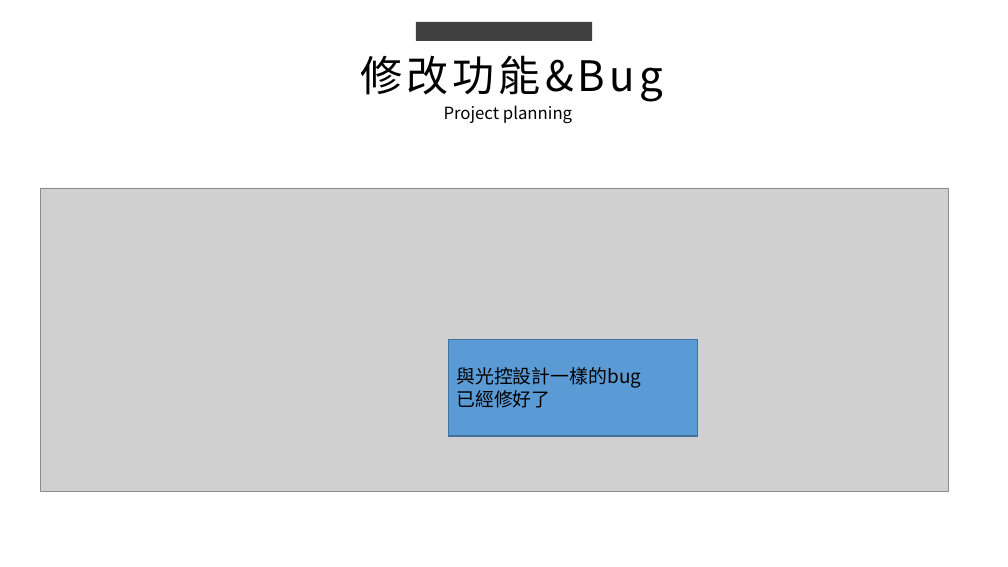
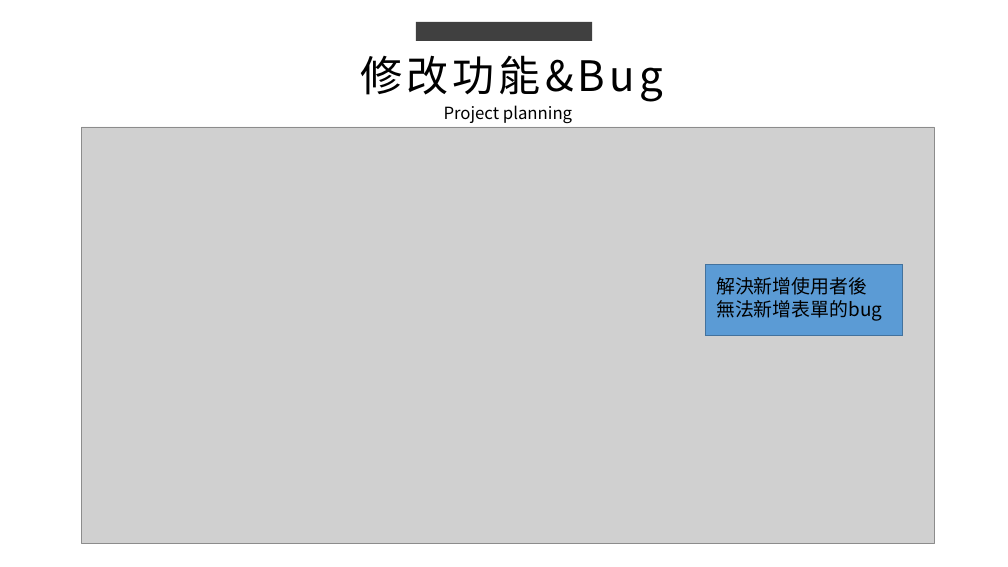
Before and after one commit to king637324/KnowledgeGreenhouseSystem, a slide deck: slide 3 of 工作日報_葉柏漢/2021.09/2021.09.01(加班)~2021.09.02工作日報_葉柏漢.pptx. Drawn at 1008x567 pixels with LibreOffice and Linux fonts; fonts in the diff are those of the drawing; grey boxes stand for pictures. Boxes give left, top, right and bottom in pixels: in the first picture for what was removed or moved away, otherwise in the second. Text is boxed around its words. In the diff, an @@ line names an element or a change of style, - is before the commit and + after.

```diff
--- a/工作日報_葉柏漢/2021.09/2021.09.01(加班)~2021.09.02工作日報_葉柏漢.pptx
+++ b/工作日報_葉柏漢/2021.09/2021.09.01(加班)~2021.09.02工作日報_葉柏漢.pptx
@@ picture: place and size @@
-picture at bbox=[41, 188, 948, 492]
+picture at bbox=[82, 127, 934, 543]
@@ rectangle added at bbox=[706, 265, 903, 335], fill #5B9BD5, outline #43739E 1 pt @@
@@ text added at bbox=[716, 277, 882, 321], 18 pt, text #000000 @@
+解決新增使用者後
+無法新增表單的bug
@@ rectangle removed at bbox=[449, 340, 698, 436] @@
@@ text removed at bbox=[456, 367, 641, 408] @@
-與光控設計一樣的bug
-已經修好了
```
Also in this commit, not shown: 2 other slides changed, 4 slides added, 12 other files.
